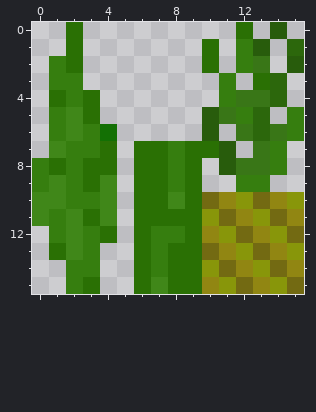
One commit to this pixel-art sprite: assets/minecraft/textures/custom/block/pineapple.png. Above: the version before the commit.
The file is 16x16 pixels. Colours within 5 levels of each other are drawn and written as one.
The result:
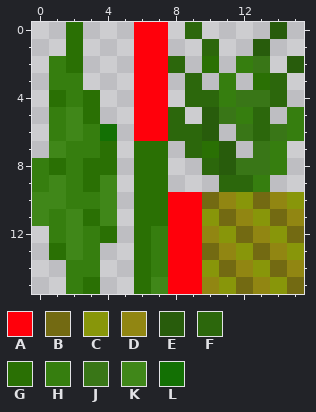
Palette (. is transparent): A #ff000b  B #736a12  C #88960a  D #918612  E #285c0c  F #2c670c  G #2a7004  H #367e0f  J #397617  K #408719  L #137004
Diff:
Changed rows in their new state; - is an unchanged pixel.
first column x 6:
 0 AA-F--.---
 1 AA--F-.--.
 2 AAF-------
 3 AA-F------
 4 AA-FF-----
 5 AAF-------
 6 AAFF------
 7 --.F------
 8 --..F-----
 9 --..-FF---
10 --AA------
11 --AA------
12 --AA------
13 --AA------
14 --AA------
15 --AA------
Boxes around the changes in both pictures, in picture pixels (x1, y1, x2, y2):
changed: (134, 22, 304, 294)
